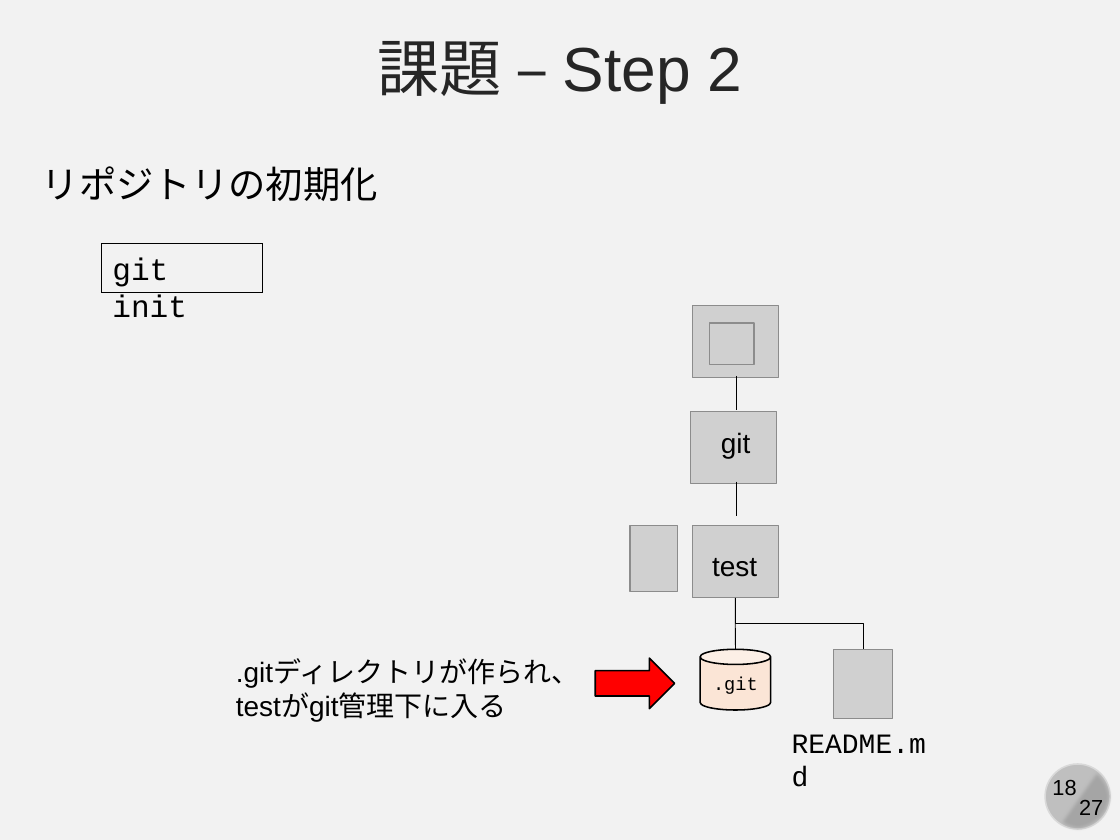
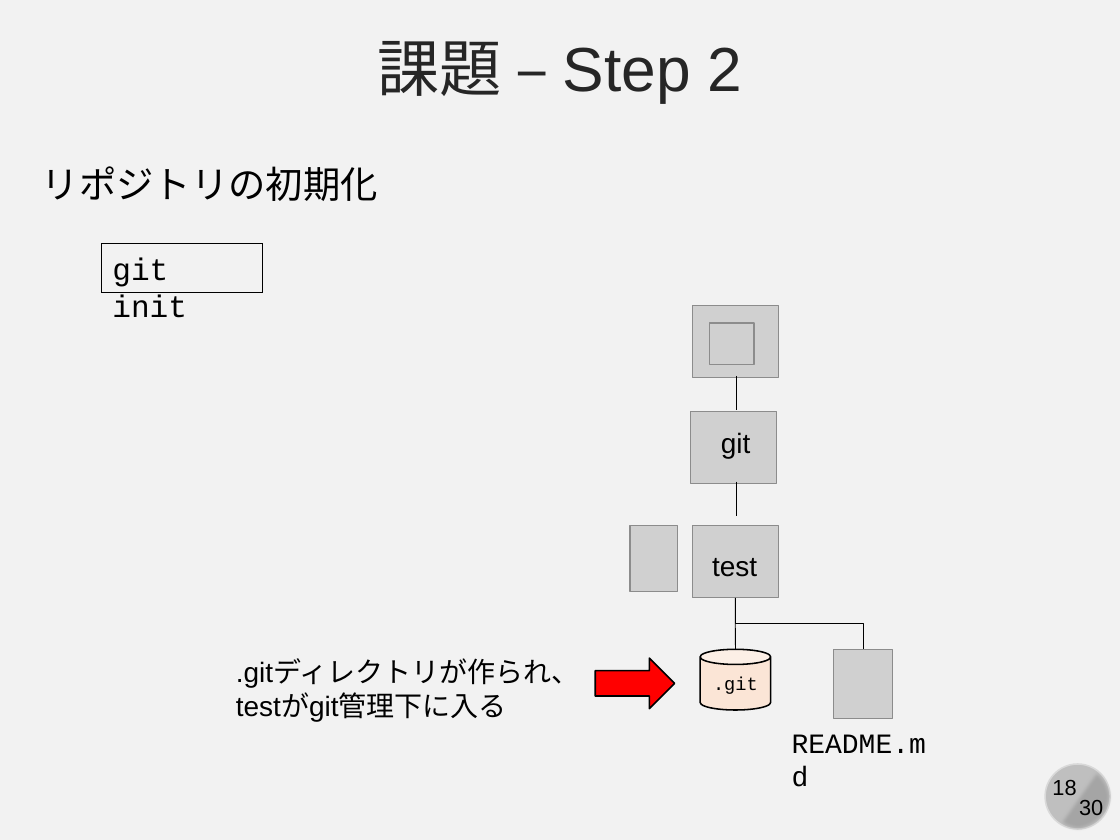
Before and after one commit to kaityo256/github, a slide deck: slide 18 of practice_basic/fig/slide.pptx. Drawn at 1120x840 pixels with LibreOffice and Linux fonts; fonts in the diff are those of the drawing; grey boxes stand for pictures. Boxes give left, top, right and bottom in pixels: in the first picture for what was removed or moved away, otherwise in the second. Text is boxed around its words. In the diff, an @@ line names an element or a change of style, - is before the commit and + after.

```diff
--- a/practice_basic/fig/slide.pptx
+++ b/practice_basic/fig/slide.pptx
@@ text at (1079, 800, 1103, 820): text changed @@
-27
+30
```
Also in this commit, not shown: 29 other slides changed.
